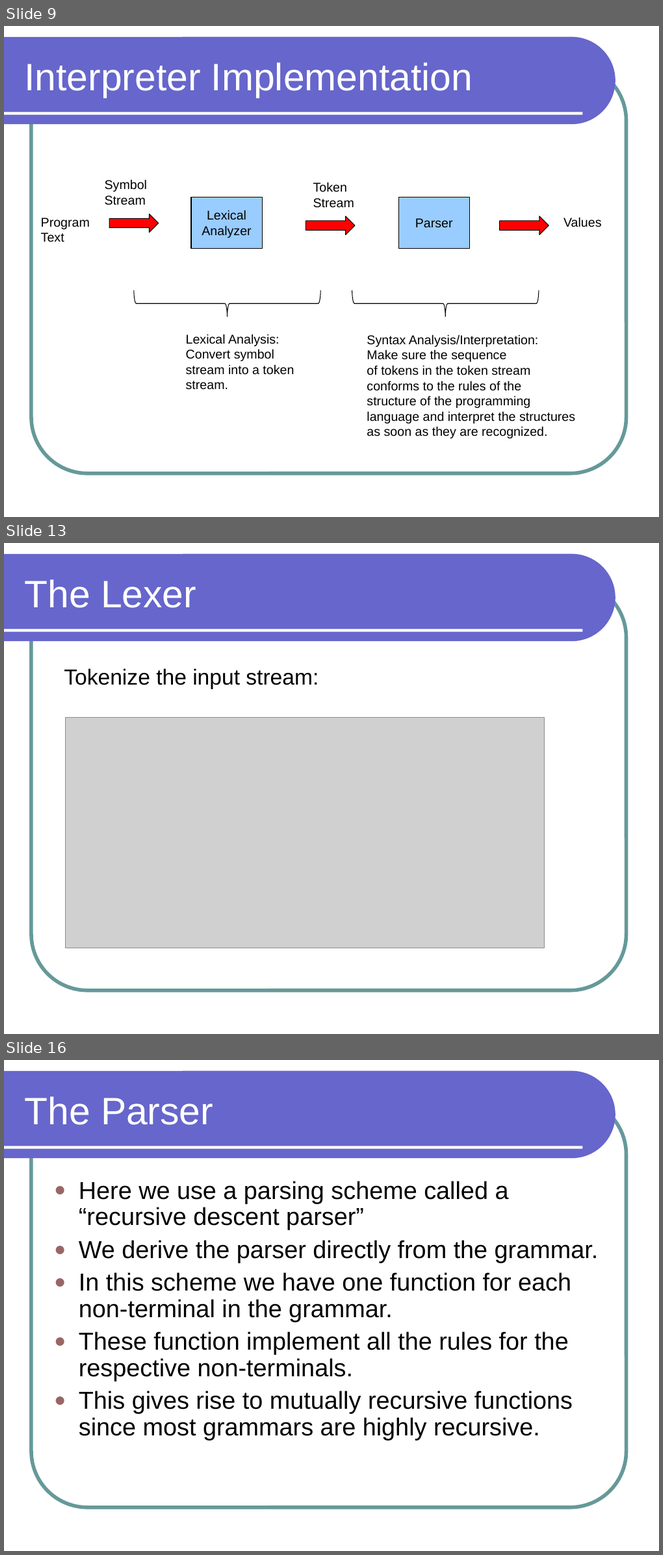
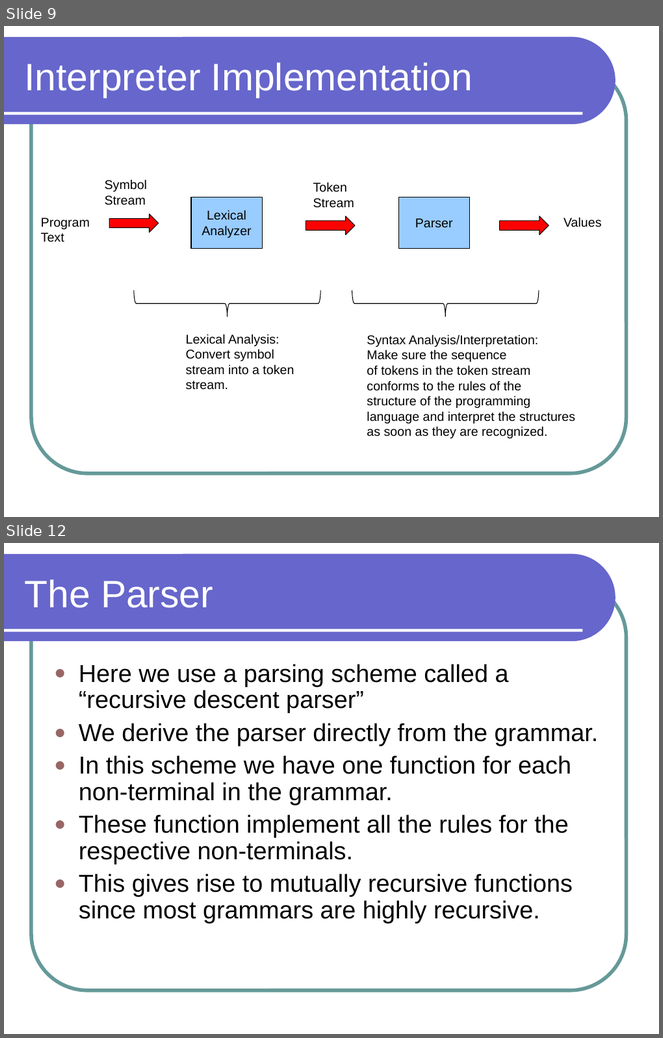
Before and after one commit to lutzhamel/CSC301, a slide deck: notes/csc301-ln012.ppt. Shown one above the other, each under a label of ours: slides 9, 13 and 16 before the commit, slides 9 and 12 after it; the slides between them are not shown. The pictures are 663x1555 and 663x1038 pixels, drawn with LibreOffice and Linux fonts; fonts in the diff are those of the drawing; grey boxes stand for pictures. Boxes give left, top, right and bottom in pixels: in the first picture for what was removed or moved away, otherwise in the second. Text is boxed around its words. In the diff, an @@ line names an element or a change of style, - is before the commit and + after.

```diff
--- a/notes/csc301-ln012.ppt
+++ b/notes/csc301-ln012.ppt
@@ slide 13 removed at box(4, 543, 659, 1034), background #FFFFFF; not listed: 3 template elements that a slide beside it also shows @@
@@ title removed at box(25, 579, 196, 608) @@
-The Lexer
@@ text removed at box(64, 668, 319, 689) @@
-Tokenize the input stream:
@@ picture removed at box(66, 718, 545, 949) @@
@@ what was slide 16 is now slide 12 @@
```
Also in this commit, not shown: 12 slides changed, 3 other slides removed, 4 other files.
